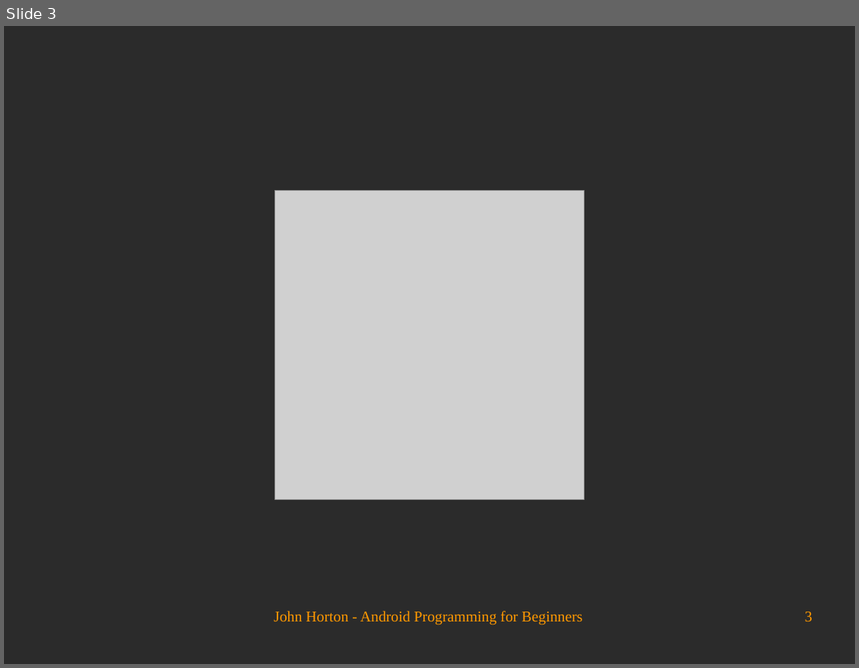
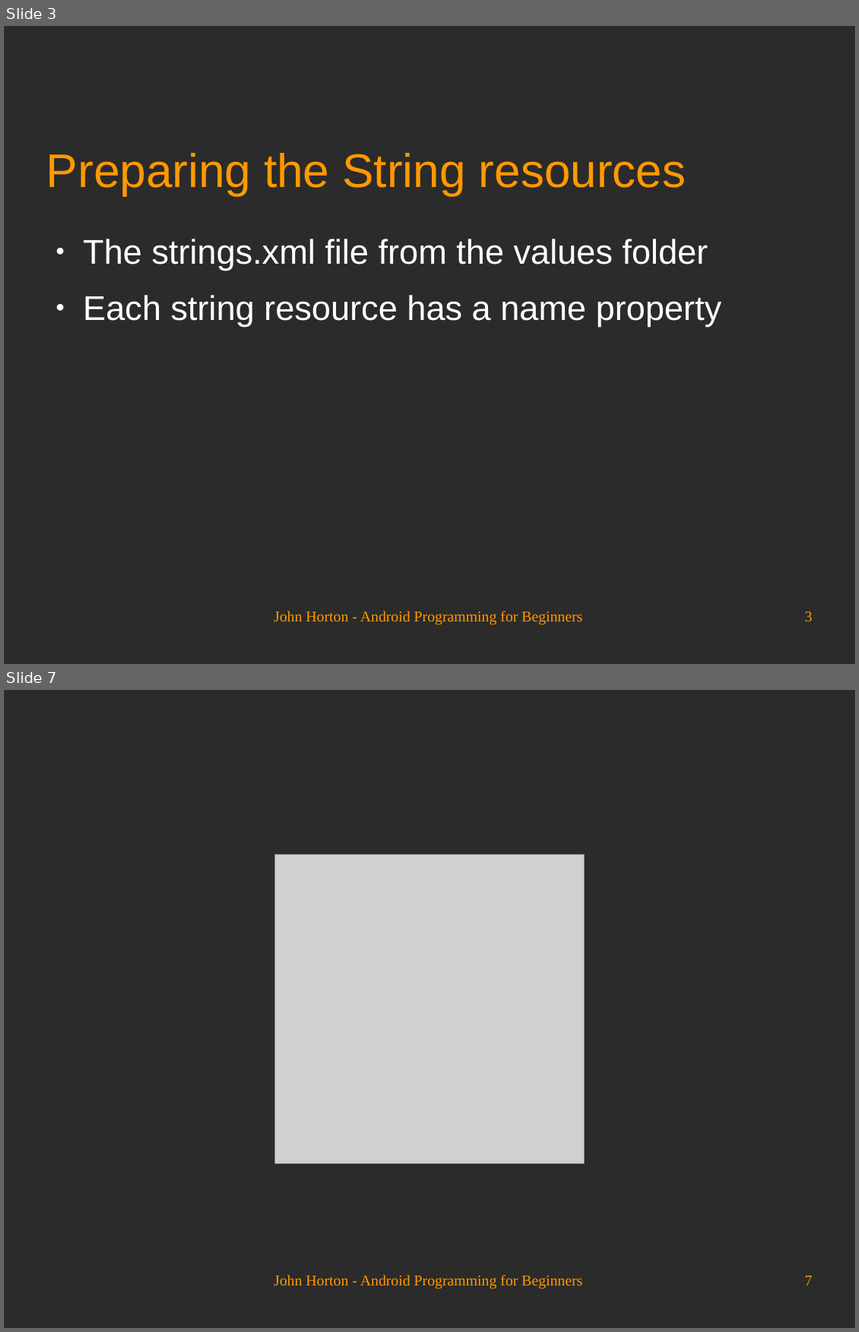
Before and after one commit to Academy-Soft-Intellect/Android-Programming-for-Beginners, a slide deck: 12_Having_a_Dialogue_with_the_User.odp. Shown one above the other, each under a label of ours: slide 3 before the commit, slides 3 and 7 after it; the slides between them are not shown. The pictures are 859x668 and 859x1332 pixels, drawn with LibreOffice and Linux fonts; fonts in the diff are those of the drawing; grey boxes stand for pictures; background and template pictures are left out; a plain dark background stands for a picture behind light text. Boxes give left, top, right and bottom in pixels: in the first picture for what was removed or moved away, otherwise in the second. Text is boxed around its words. In the diff, an @@ line names an element or a change of style, - is before the commit and + after.

```diff
--- a/12_Having_a_Dialogue_with_the_User.odp
+++ b/12_Having_a_Dialogue_with_the_User.odp
@@ slide 3 added at [4,26,855,664], background picture (left out) @@
@@ title added at [47,153,686,195], 44 pt, text #FF9900 @@
+Preparing the String resources
@@ text added at [83,239,722,327], 32 pt, text #FFFFFF @@
+● The strings.xml file from the values folder
+● Each string resource has a name property
@@ text added at [274,611,582,626], 14 pt, text #FF9900 @@
+John Horton - Android Programming for Beginners
@@ page number added at [805,612,813,622], 14 pt, text #FF9900 @@
+3
@@ what was slide 3 is now slide 7 @@
@@ page number at [805,1276,813,1286]: text changed @@
-3
+7
```
Also in this commit, not shown: 2 slides changed, 3 other slides added.
